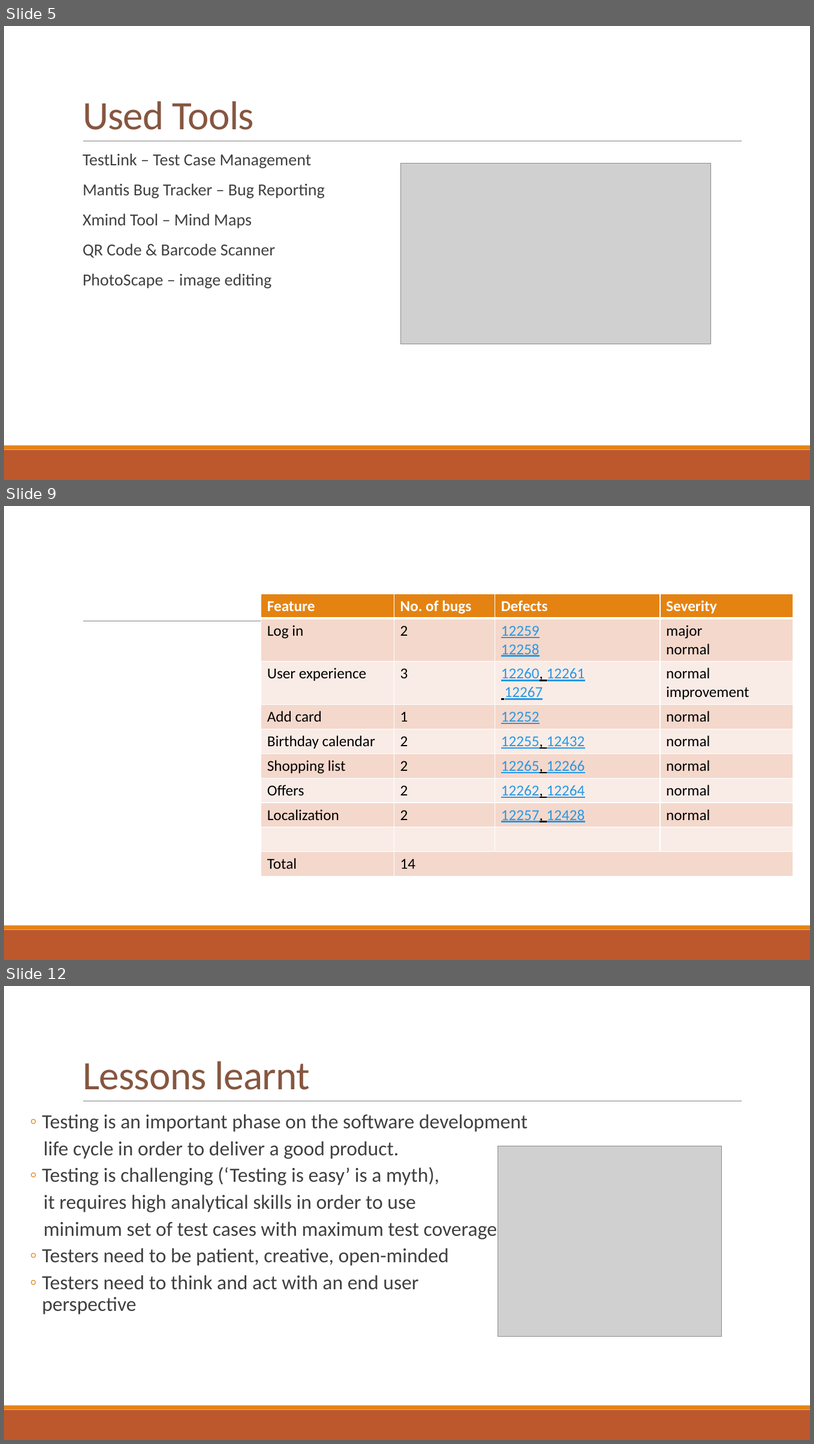
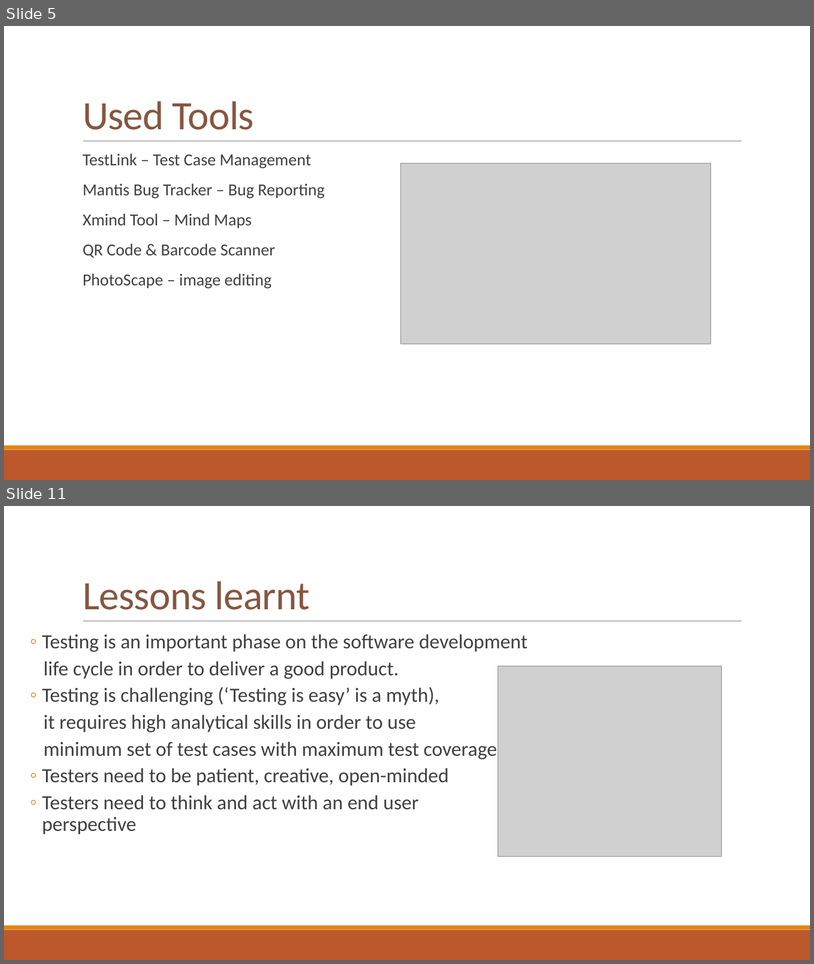
Before and after one commit to corinaradu/siit-testing, a slide deck: final-project/virtual-cards/virtual-cards.pptx. Shown one above the other, each under a label of ours: slides 5, 9 and 12 before the commit, slides 5 and 11 after it; the slides between them are not shown. The pictures are 814x1444 and 814x964 pixels, drawn with LibreOffice and Linux fonts; fonts in the diff are those of the drawing; grey boxes stand for pictures. Boxes give left, top, right and bottom in pixels: in the first picture for what was removed or moved away, otherwise in the second. Text is boxed around its words. In the diff, an @@ line names an element or a change of style, - is before the commit and + after.

```diff
--- a/final-project/virtual-cards/virtual-cards.pptx
+++ b/final-project/virtual-cards/virtual-cards.pptx
@@ slide 9 removed at (4,506,810,960), background #FFFFFF; not listed: 3 template elements that a slide beside it also shows @@
@@ table removed at (261,594,794,872), 10 rows, 4 columns @@
-Feature | No. of bugs | Defects | Severity
-Log in | 2 | 12259 / 12258 | major / normal
-User experience | 3 | 12260, 12261 / 12267 | normal / improvement
-Add card | 1 | 12252 | normal
-Birthday calendar | 2 | 12255, 12432 | normal
-Shopping list | 2 | 12265, 12266 | normal
-Offers | 2 | 12262, 12264 | normal
-Localization | 2 | 12257, 12428 | normal
- |  |  | 
-Total | 14 |  | 
@@ what was slide 12 is now slide 11 @@
```
Also in this commit, not shown: 8 slides changed, 6 other files.
